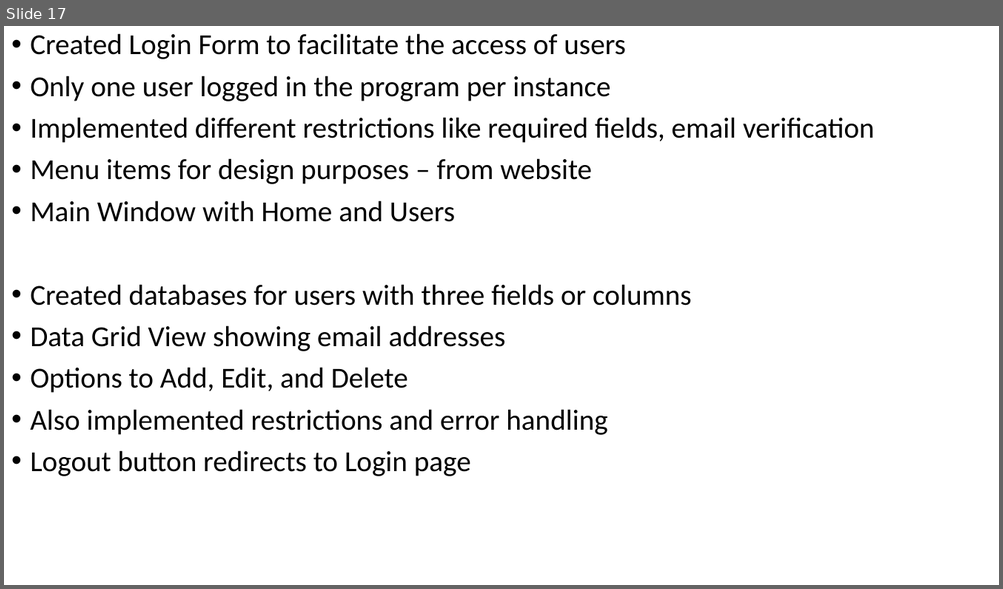
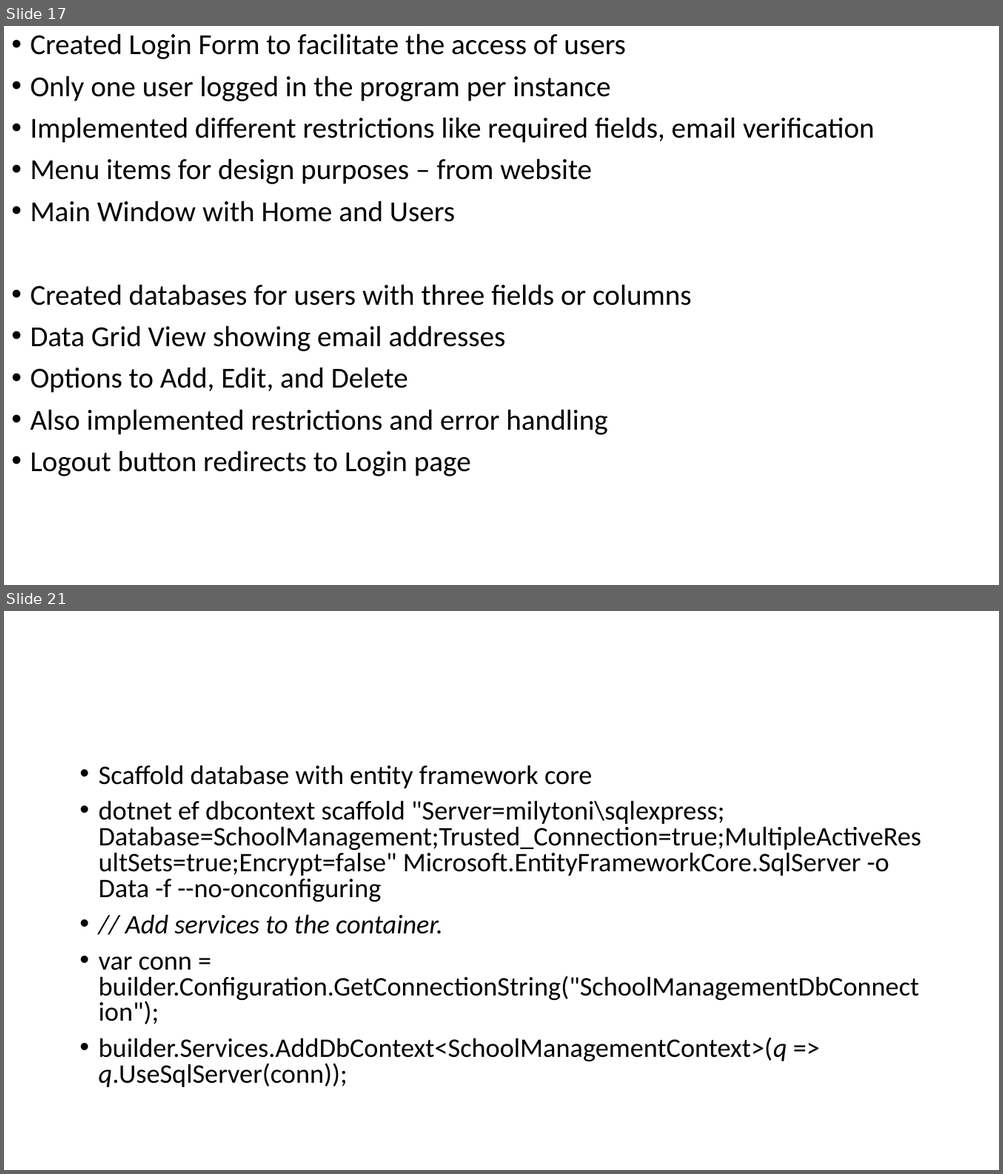
Before and after one commit to benicastro/internship-software-engineer, a slide deck: Serving Intel.pptx. Shown one above the other, each under a label of ours: slide 17 before the commit, slides 17 and 21 after it; the slides between them are not shown. The pictures are 1003x589 and 1003x1174 pixels, drawn with LibreOffice and Linux fonts; fonts in the diff are those of the drawing. Boxes give left, top, right and bottom in pixels: in the first picture for what was removed or moved away, otherwise in the second. Text is boxed around its words. In the diff, an @@ line names an element or a change of style, - is before the commit and + after.

```diff
--- a/Serving Intel.pptx
+++ b/Serving Intel.pptx
@@ slide 21 added at (4, 611, 999, 1170), background #FFFFFF @@
@@ text added at (99, 765, 921, 1088), 25.9 pt, text #000000 @@
+• Scaffold database with entity framework core
+• dotnet ef dbcontext scaffold "Server=milytoni\sqlexpress; Database=SchoolManagement;Trusted_Connection=true;MultipleActiveResultSets=true;Encrypt=false" Microsoft.EntityFrameworkCore.SqlServer -o Data -f --no-onconfiguring
+• // Add services to the container.
+• var conn = builder.Configuration.GetConnectionString("SchoolManagementDbConnection");
+• builder.Services.AddDbContext<SchoolManagementContext>(q => q.UseSqlServer(conn));
```
Also in this commit, not shown: 2 slides changed, 7 other slides added, 1 slide removed, 19 other files.
